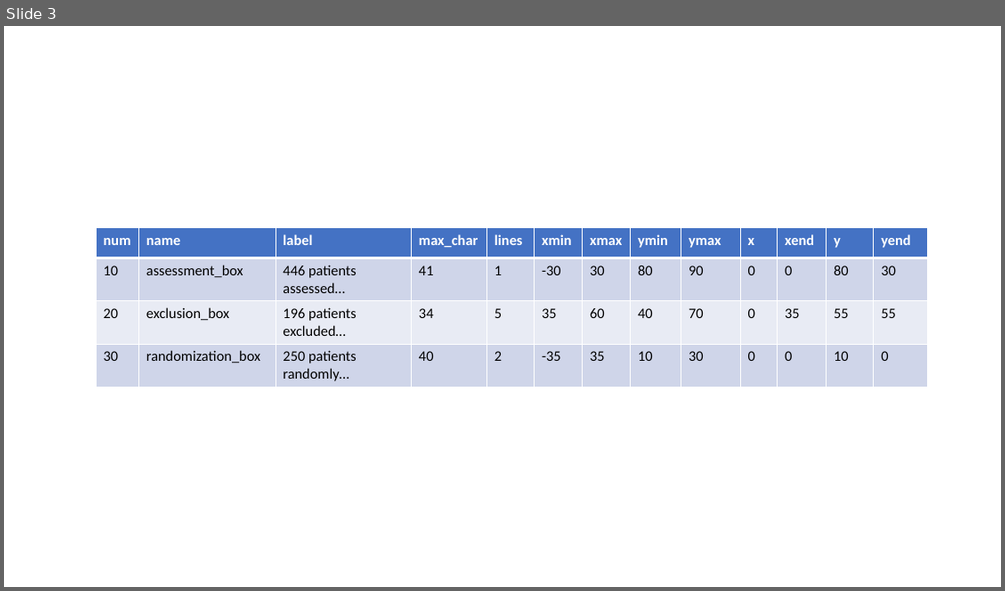
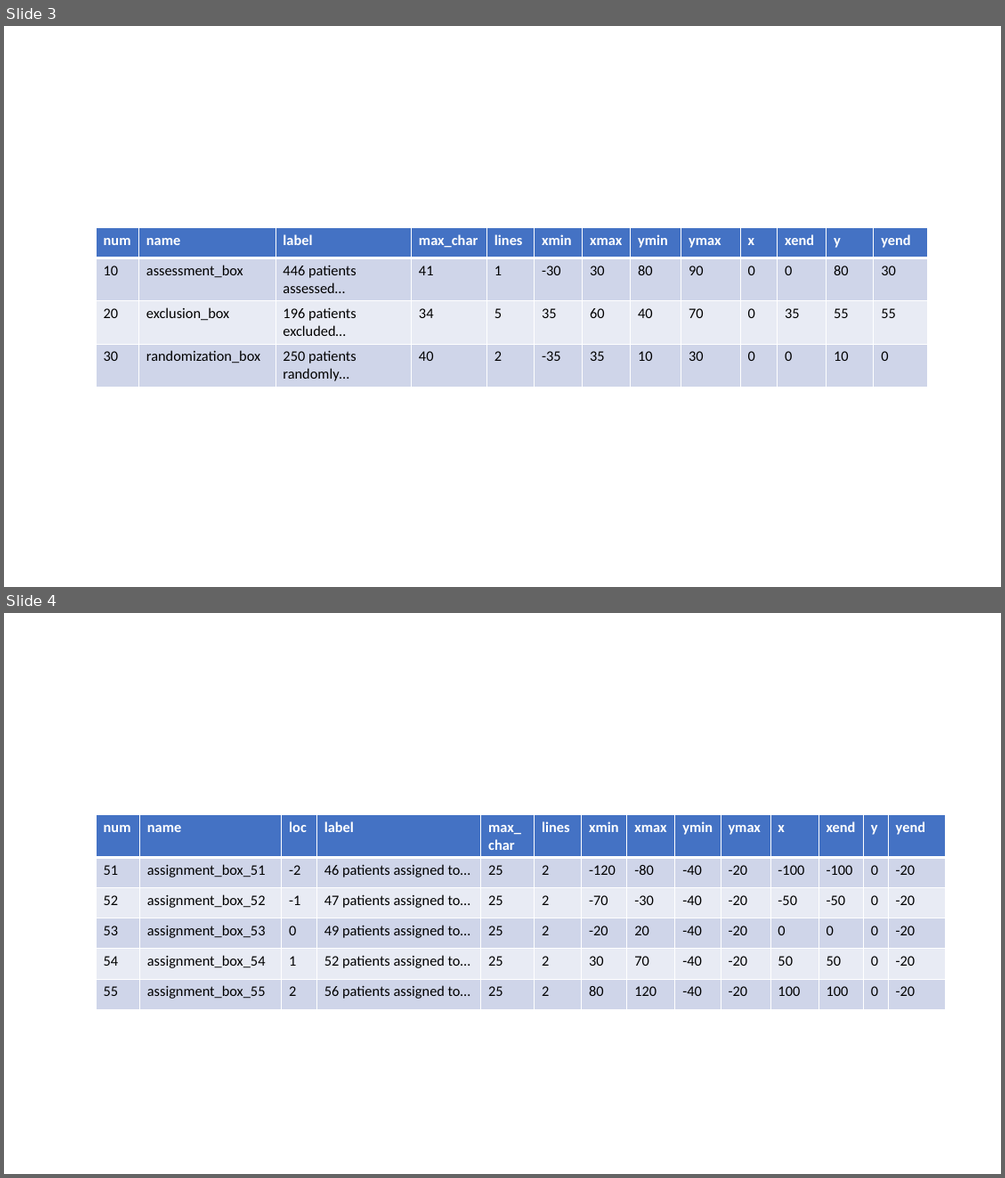
Before and after one commit to higgi13425/consort, a slide deck: images/markedup_consort.pptx. Shown one above the other, each under a label of ours: slide 3 before the commit, slides 3 and 4 after it. The pictures are 1005x591 and 1005x1178 pixels, drawn with LibreOffice and Linux fonts; fonts in the diff are those of the drawing. Boxes give left, top, right and bottom in pixels: in the first picture for what was removed or moved away, otherwise in the second. Text is boxed around its words. In the diff, an @@ line names an element or a change of style, - is before the commit and + after.

```diff
--- a/images/markedup_consort.pptx
+++ b/images/markedup_consort.pptx
@@ slide 4 added at (4,613,1001,1174), background #FFFFFF @@
@@ table added at (96,815,946,1008), 6 rows, 14 columns @@
+num | name | loc | label | max_char | lines | xmin | xmax | ymin | ymax | x | xend | y | yend
+51 | assignment_box_51 | -2 | 46 patients assigned to… | 25 | 2 | -120 | -80 | -40 | -20 | -100 | -100 | 0 | -20
+52 | assignment_box_52 | -1 | 47 patients assigned to… | 25 | 2 | -70 | -30 | -40 | -20 | -50 | -50 | 0 | -20
+53 | assignment_box_53 | 0 | 49 patients assigned to… | 25 | 2 | -20 | 20 | -40 | -20 | 0 | 0 | 0 | -20
+54 | assignment_box_54 | 1 | 52 patients assigned to… | 25 | 2 | 30 | 70 | -40 | -20 | 50 | 50 | 0 | -20
+55 | assignment_box_55 | 2 | 56 patients assigned to… | 25 | 2 | 80 | 120 | -40 | -20 | 100 | 100 | 0 | -20
```
Also in this commit, not shown: 6 other files.
